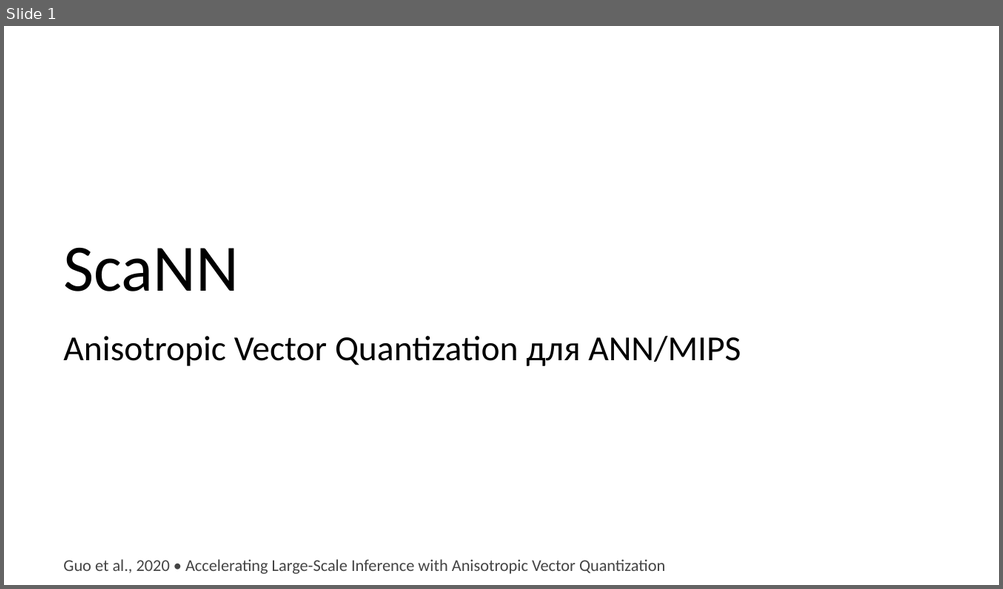
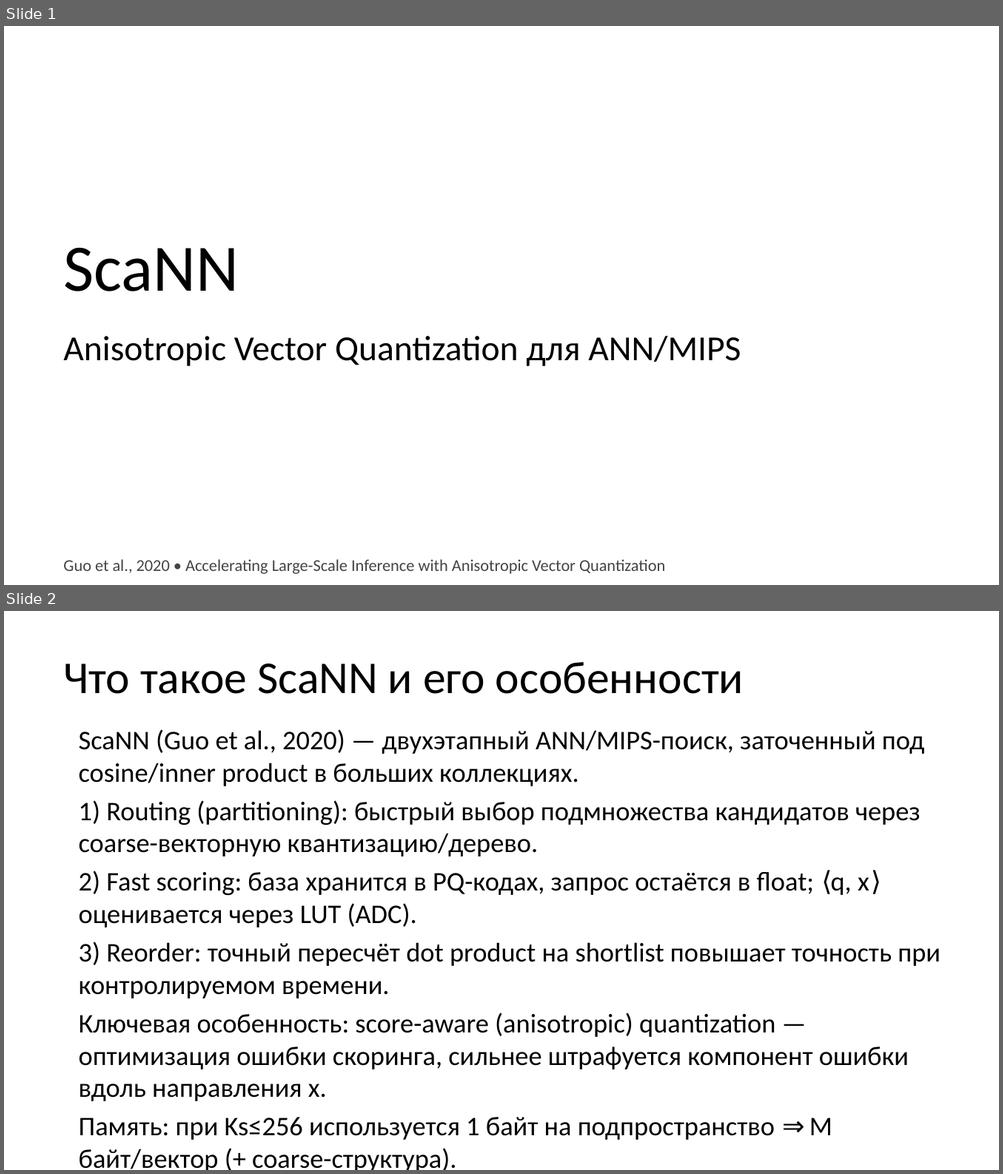
Before and after one commit to nslobodchuk/ann-nla-project, a slide deck: presentation/ScaNN_slides.pptx. Shown one above the other, each under a label of ours: slide 1 before the commit, slides 1 and 2 after it. The pictures are 1003x589 and 1003x1174 pixels, drawn with LibreOffice and Linux fonts; fonts in the diff are those of the drawing. Boxes give left, top, right and bottom in pixels: in the first picture for what was removed or moved away, otherwise in the second. Text is boxed around its words. In the diff, an @@ line names an element or a change of style, - is before the commit and + after.

```diff
--- a/presentation/ScaNN_slides.pptx
+++ b/presentation/ScaNN_slides.pptx
@@ slide 2 added at <box>4,611,999,1170</box>, background #FFFFFF @@
@@ text added at <box>63,662,744,694</box>, 44 pt, text #000000 @@
+Что такое ScaNN и его особенности
@@ text added at <box>79,729,940,1170</box>, 26 pt, text #000000 @@
+ScaNN (Guo et al., 2020) — двухэтапный ANN/MIPS-поиск, заточенный под cosine/inner product в больших коллекциях.
+1) Routing (partitioning): быстрый выбор подмножества кандидатов через coarse-векторную квантизацию/дерево.
+2) Fast scoring: база хранится в PQ-кодах, запрос остаётся в float; ⟨q, x⟩ оценивается через LUT (ADC).
+3) Reorder: точный пересчёт dot product на shortlist повышает точность при контролируемом времени.
+Ключевая особенность: score-aware (anisotropic) quantization — оптимизация ошибки скоринга, сильнее штрафуется компонент ошибки вдоль направления x.
+Память: при Ks≤256 используется 1 байт на подпространство ⇒ M байт/вектор (+ coarse-структура).
```
Also in this commit, not shown: 3 slides changed.
